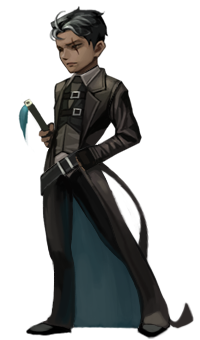
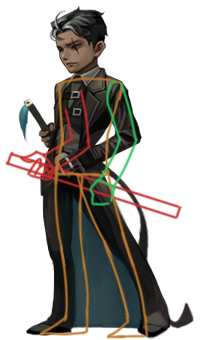
Revision of a layered 200 × 340 image; what changed, layer by layer:
added layer "R_arm 펴기" above "상체 세우기, R_leg 짧게 수정" over [88, 79, 139, 207]
added layer "상체 세우기, R_leg 짧게 수정" above "L_arm 가려진 팔+칼 추가" over [38, 77, 149, 339]
added layer "L_arm 가려진 팔+칼 추가" above "r_hand" over [5, 88, 183, 220]
